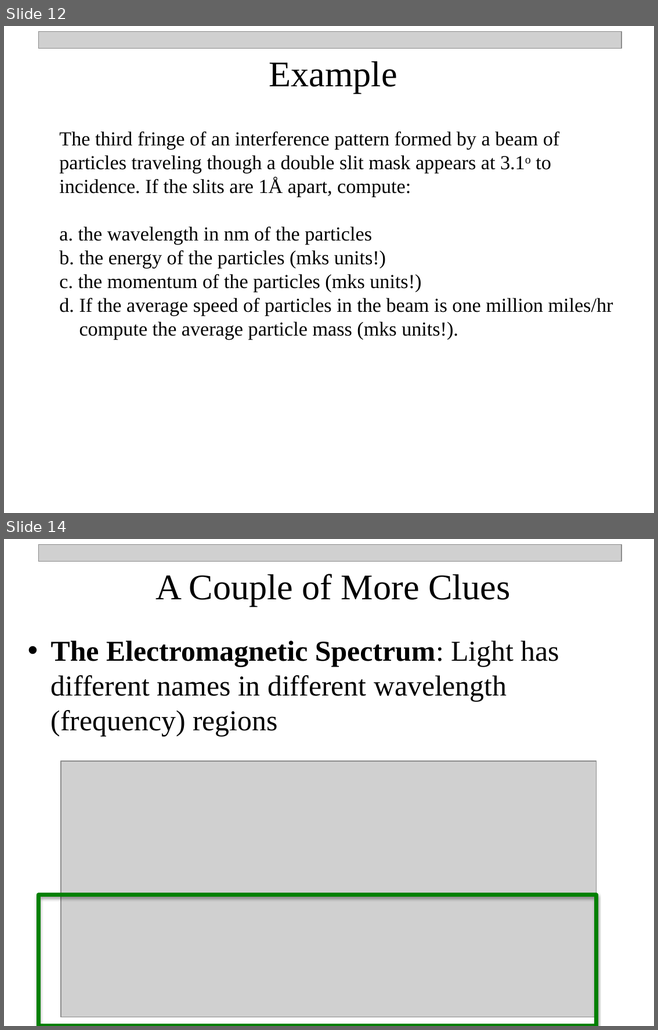
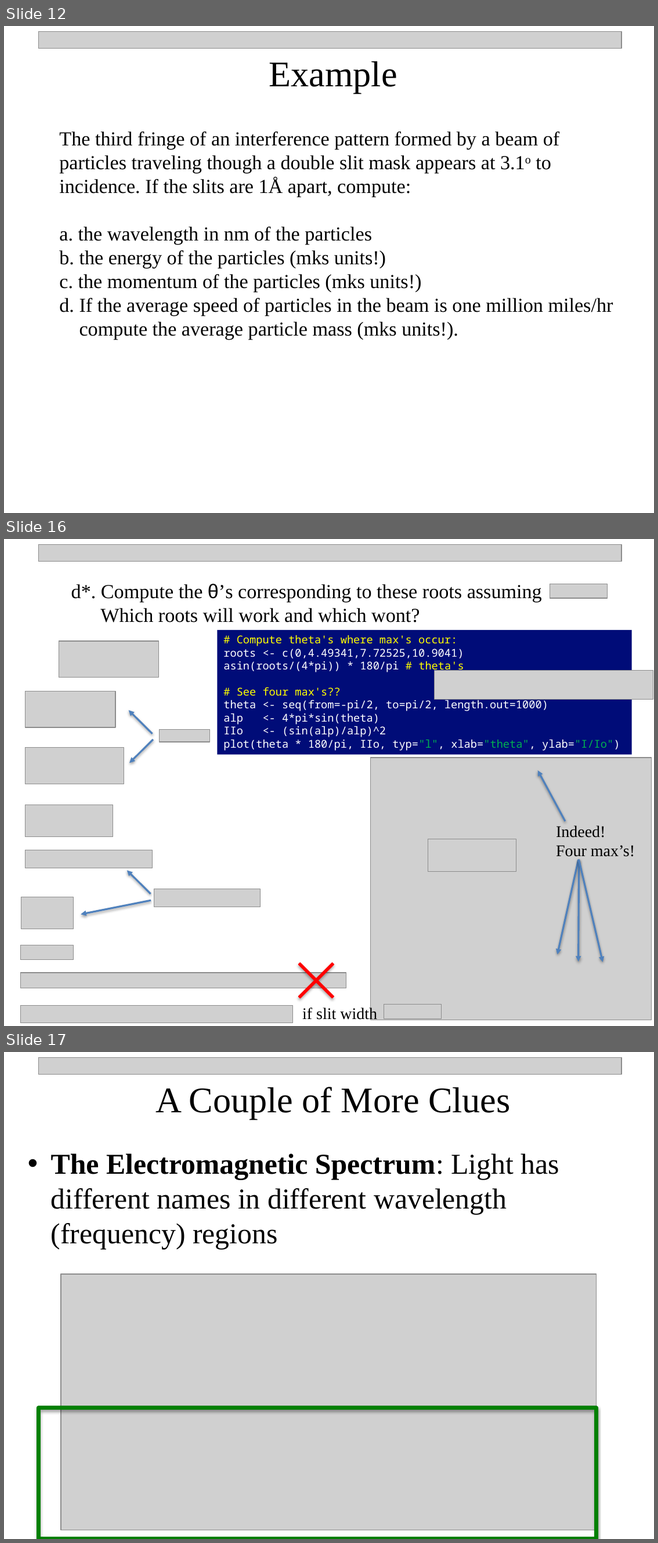
Before and after one commit to npetraco/CHE302, a slide deck: Notes/3_Quantum_TheoryII.pptx. Shown one above the other, each under a label of ours: slides 12 and 14 before the commit, slides 12, 16 and 17 after it; the slides between them are not shown. The pictures are 658x1030 and 658x1543 pixels, drawn with LibreOffice and Linux fonts; fonts in the diff are those of the drawing; grey boxes stand for pictures. Boxes give left, top, right and bottom in pixels: in the first picture for what was removed or moved away, otherwise in the second. Text is boxed around its words. In the diff, an @@ line names an element or a change of style, - is before the commit and + after.

```diff
--- a/Notes/3_Quantum_TheoryII.pptx
+++ b/Notes/3_Quantum_TheoryII.pptx
@@ slide 16 added at (x1=4, y1=539, x2=654, y2=1026), background #FFFFFF @@
@@ picture added at (x1=38, y1=544, x2=621, y2=561) @@
@@ text added at (x1=71, y1=584, x2=542, y2=623), 22 pt, text #000000 @@
+d*. Compute the θ’s corresponding to these roots assuming
+Which roots will work and which wont?
@@ picture added at (x1=549, y1=584, x2=606, y2=598) @@
@@ picture added at (x1=59, y1=641, x2=158, y2=678) @@
@@ rectangle added at (x1=217, y1=630, x2=632, y2=755), fill #000C78, 12 pt, text #FFFFFF @@
+# Compute theta's where max's occur:
+roots <- c(0,4.49341,7.72525,10.9041)
+asin(roots/(4*pi)) * 180/pi # theta's
+# See four max's??
+theta <- seq(from=-pi/2, to=pi/2, length.out=1000)
+alp <- 4*pi*sin(theta)
+IIo <- (sin(alp)/alp)^2
+plot(theta * 180/pi, IIo, typ="l", xlab="theta", ylab="I/Io")
@@ picture added at (x1=434, y1=671, x2=653, y2=700) @@
@@ picture added at (x1=25, y1=691, x2=116, y2=727) @@
@@ arrow added from (152, 734) to (129, 711), #4F81BD 2 pt @@
@@ picture added at (x1=159, y1=729, x2=210, y2=741) @@
@@ arrow added from (152, 740) to (129, 763), #4F81BD 2 pt @@
@@ picture added at (x1=25, y1=748, x2=123, y2=784) @@
@@ picture added at (x1=371, y1=758, x2=651, y2=1020) @@
@@ arrow added from (565, 821) to (538, 770), #4F81BD 2 pt @@
@@ picture added at (x1=25, y1=805, x2=113, y2=837) @@
@@ text added at (x1=556, y1=826, x2=634, y2=860), 18 pt, text #000000 @@
+Indeed! Four max’s!
@@ picture added at (x1=25, y1=850, x2=152, y2=868) @@
@@ picture added at (x1=428, y1=839, x2=516, y2=871) @@
@@ arrow added from (578, 860) to (557, 955), #4F81BD 2 pt @@
@@ arrow added from (578, 859) to (578, 962), #4F81BD 2 pt @@
@@ arrow added from (578, 860) to (603, 962), #4F81BD 2 pt @@
@@ arrow added from (151, 894) to (127, 870), #4F81BD 2 pt @@
@@ picture added at (x1=21, y1=897, x2=74, y2=929) @@
@@ arrow added from (151, 900) to (81, 914), #4F81BD 2 pt @@
@@ picture added at (x1=154, y1=889, x2=260, y2=907) @@
@@ picture added at (x1=20, y1=945, x2=73, y2=959) @@
@@ cross added at (x1=284, y1=948, x2=349, y2=1013), fill #FF0000, outline #FF0000 0.75 pt @@
@@ picture added at (x1=20, y1=973, x2=346, y2=988) @@
@@ picture added at (x1=20, y1=1005, x2=292, y2=1023) @@
@@ text added at (x1=302, y1=1007, x2=377, y2=1020), 18 pt, text #000000 @@
+if slit width
@@ picture added at (x1=384, y1=1005, x2=441, y2=1019) @@
@@ what was slide 14 is now slide 17 @@
```
Also in this commit, not shown: 2 slides changed, 2 other slides added, 3 other files.
